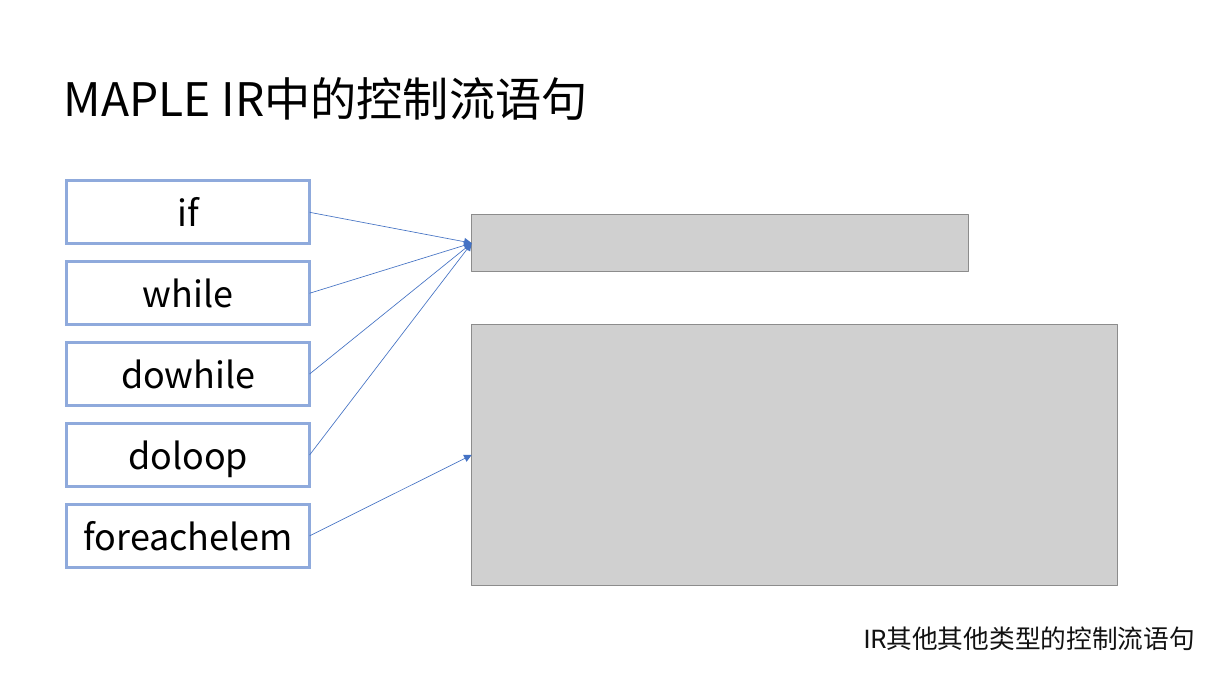
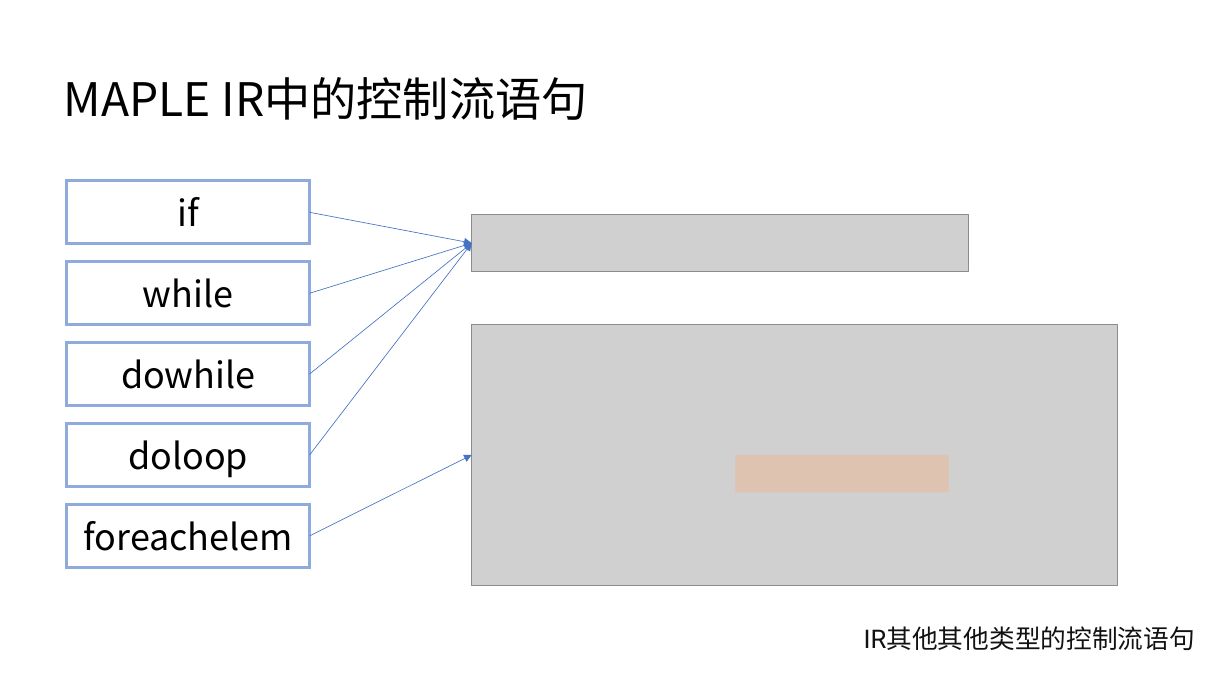
Before and after one commit to bupt-juniorTeam/OpenArkCompiler, a slide deck: slide 17 of 方舟编译器源码分析初稿.pptx. Drawn at 1232x693 pixels with LibreOffice and Linux fonts; fonts in the diff are those of the drawing; grey boxes stand for pictures. Boxes give left, top, right and bottom in pixels: in the first picture for what was removed or moved away, otherwise in the second. Text is boxed around its words. In the diff, an @@ line names an element or a change of style, - is before the commit and + after.

```diff
--- a/方舟编译器源码分析初稿.pptx
+++ b/方舟编译器源码分析初稿.pptx
@@ rectangle added at (736, 455, 949, 493), fill #F4B183 at 41% opacity @@
```
Also in this commit, not shown: 5 other slides changed, 2 slides removed.
